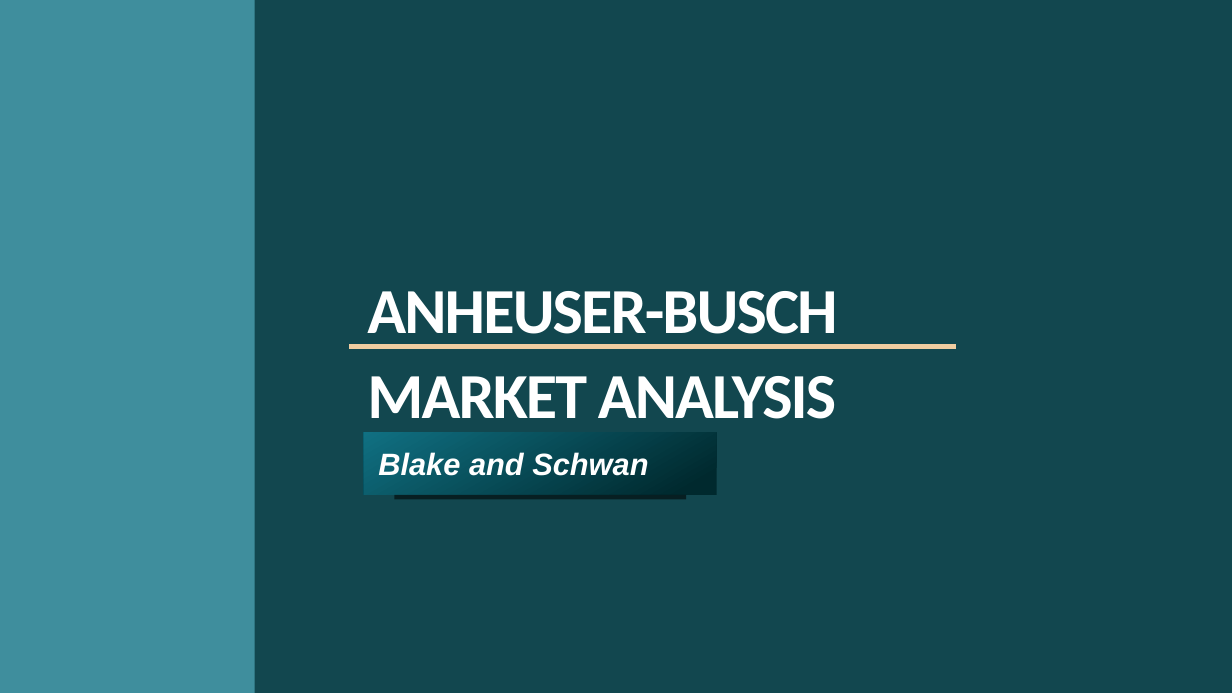
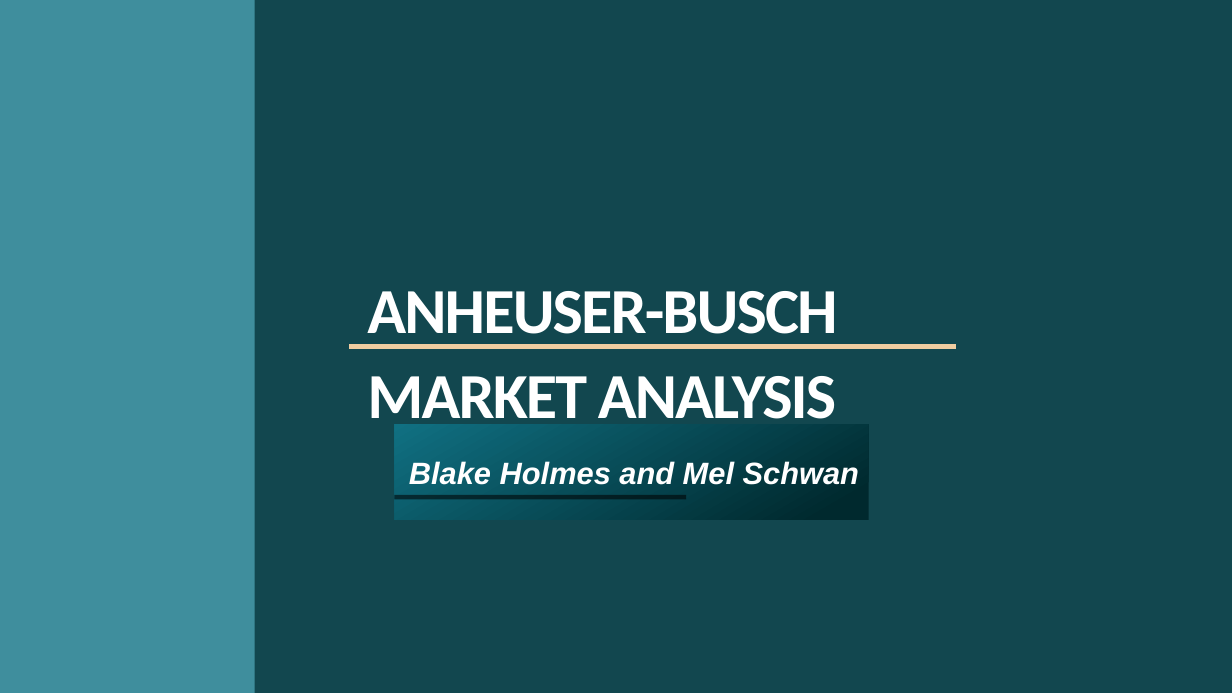
Before and after one commit to bjholmes23/msds6306-case-study-1, a slide deck: slide 1 of Visuals/Presentation.pptx. Drawn at 1232x693 pixels with LibreOffice and Linux fonts; fonts in the diff are those of the drawing; background and template pictures are left out. Boxes give left, top, right and bottom in pixels: in the first picture for what was removed or moved away, otherwise in the second. Text is boxed around its words. In the diff, an @@ line names an element or a change of style, - is before the commit and + after.

```diff
--- a/Visuals/Presentation.pptx
+++ b/Visuals/Presentation.pptx
@@ subtitle "Blake Holmes and Mel Schwan": place and size @@
-subtitle "Blake Holmes and Mel Schwan" at box(364, 433, 717, 495)
+subtitle "Blake Holmes and Mel Schwan" at box(395, 424, 869, 520)
@@ subtitle at box(409, 461, 859, 485): text changed @@
-Blake and Schwan
+Blake Holmes and Mel Schwan
```
Also in this commit, not shown: 2 other slides changed, 1 slide removed, 15 other files.
